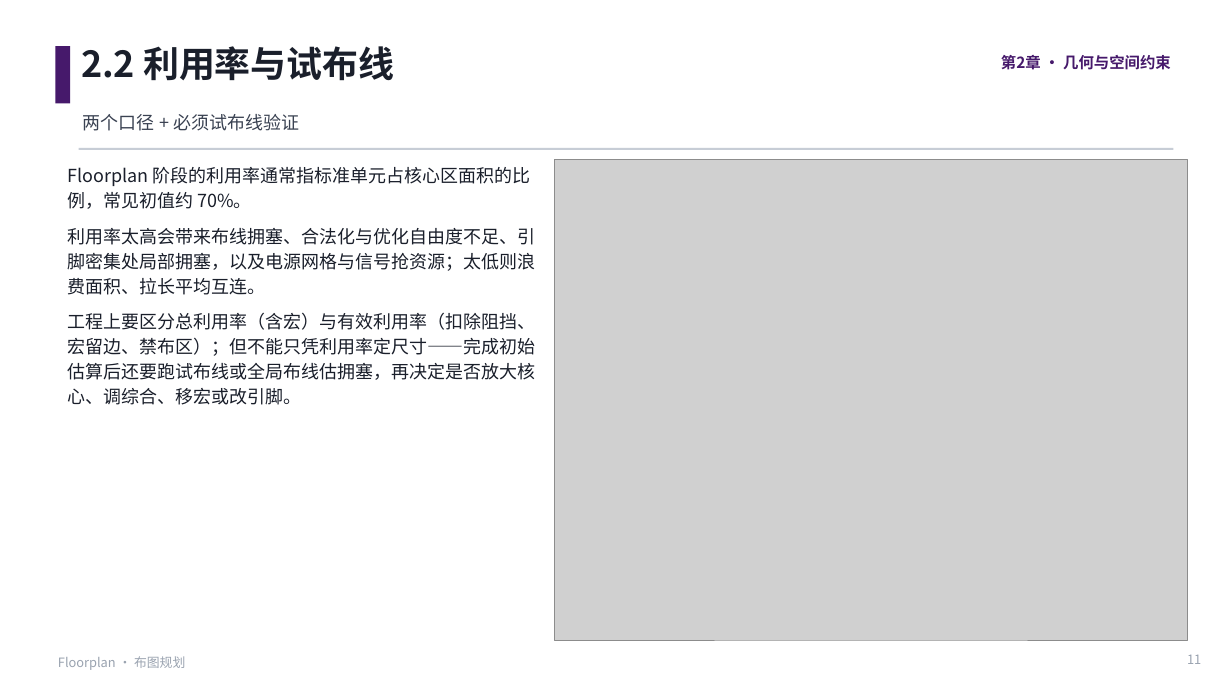
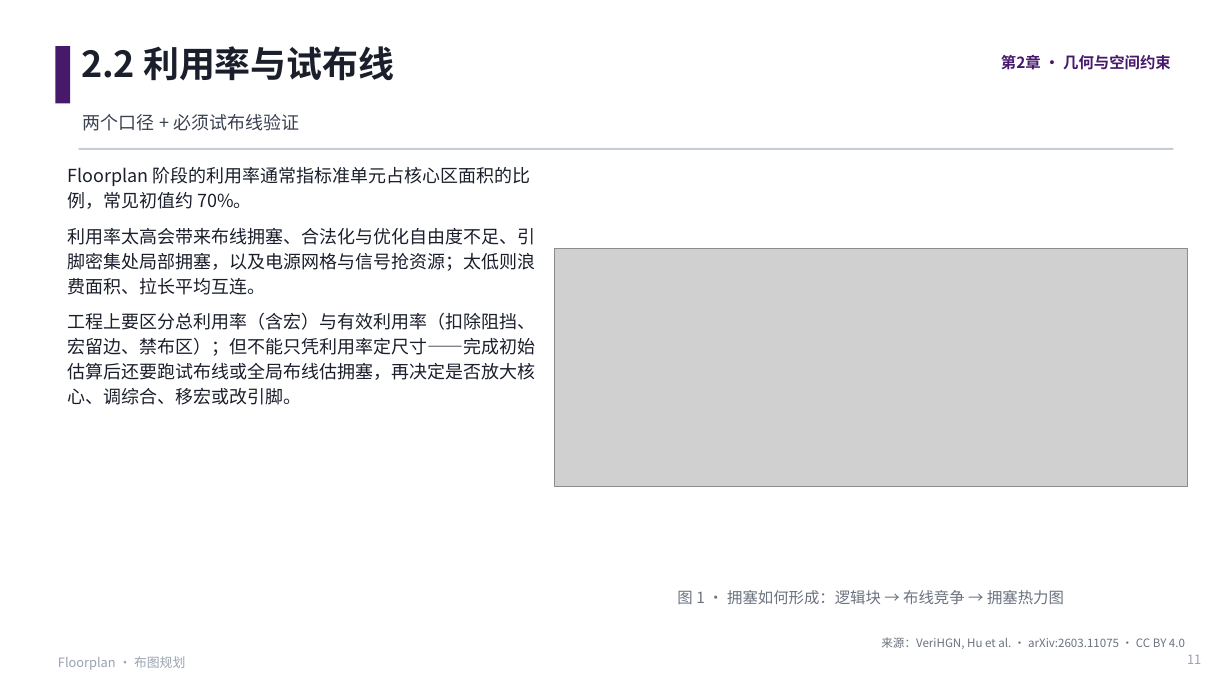
Before and after one commit to JinChengZ18/IC_Learning_Material, a slide deck: slide 11 of IC_Backend_Notes/slides/05_Floorplan.pptx. Drawn at 1232x693 pixels with LibreOffice and Linux fonts; fonts in the diff are those of the drawing; grey boxes stand for pictures. Boxes give left, top, right and bottom in pixels: in the first picture for what was removed or moved away, otherwise in the second. Text is boxed around its words. In the diff, an @@ line names an element or a change of style, - is before the commit and + after.

```diff
--- a/IC_Backend_Notes/slides/05_Floorplan.pptx
+++ b/IC_Backend_Notes/slides/05_Floorplan.pptx
@@ picture: place and size @@
-picture at <box>555,159,1188,640</box>
+picture at <box>555,249,1188,487</box>
@@ text added at <box>677,590,1064,604</box>, 12 pt, text #6B7280 @@
+图 1 · 拥塞如何形成：逻辑块 → 布线竞争 → 拥塞热力图
@@ text added at <box>881,637,1185,649</box>, 9 pt, text #6B7280 @@
+来源：VeriHGN, Hu et al. · arXiv:2603.11075 · CC BY 4.0
```
Also in this commit, not shown: 8 other slides changed, 1 slide added, 20 other files.
